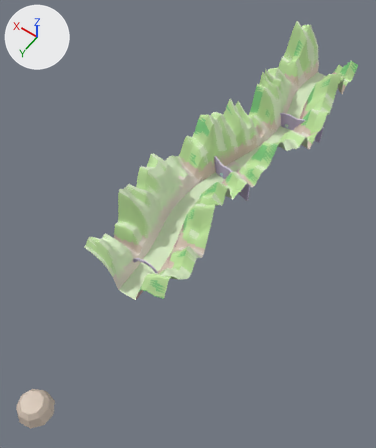
Before and after pictures for a commit that changed the glTF model assets/kits/level_6.glb.
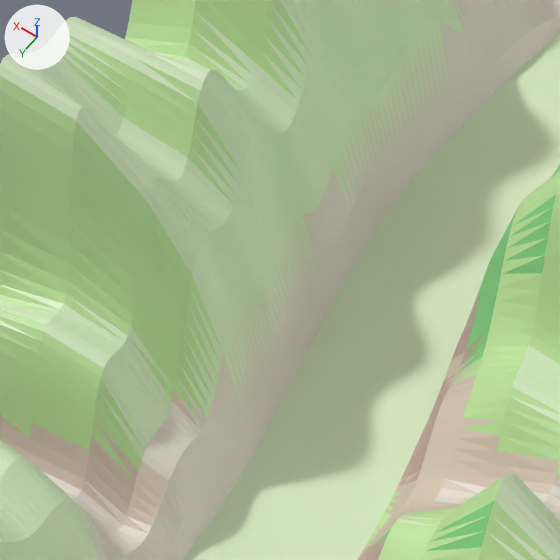
The first picture shows the older version from a camera (50 mm lens) standing at (-1090.0, 3286.0, 2420.0) and looking at (-1.0, 1762.0, 24.0). The close-ups show the older and then the newer version on the part from 32% to 52% of the width and 41% to 58% of the height of that picture. Only the edits that show in the close-ups are written down. Arrows for +X, +Y and +Z are at upper left; the lights stay in place.

In view in the first close-up: 'terrain_6', 'terrain_7', 'terrain_8', 'terrain_9'.
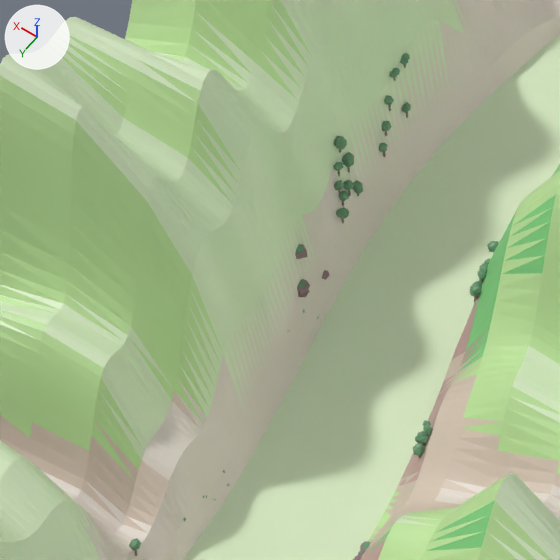
Location of each change, [x1, y1, x2, y2] in pixels of the close-ups (560 x 560 px):
'props_4', added
    after: [289, 53, 499, 458]
'props_5', added
    after: [129, 469, 371, 560]

Patch to the scene script:
```diff
--- a/assets/kits/level_6.glb.py
+++ b/assets/kits/level_6.glb.py
@@ mat_defaultmaterial_019 @@
+mat_defaultmaterial_019 = bpy.data.materials.new('DefaultMaterial.019')
+mat_defaultmaterial_019.use_nodes = True; mat_defaultmaterial_019.node_tree.nodes.clear()
+_N = mat_defaultmaterial_019.node_tree.nodes; _L = mat_defaultmaterial_019.node_tree.links
+n0 = _N.new('ShaderNodeOutputMaterial'); n0.name = 'Material Output'
+n1 = _N.new('ShaderNodeBsdfPrincipled'); n1.name = 'Principled BSDF'
+n2 = _N.new('ShaderNodeVertexColor'); n2.name = 'Color Attribute'
+_L.new(n1.outputs[0], n0.inputs[0])  # 'BSDF' to 'Surface'
+_L.new(n2.outputs[0], n1.inputs[0])  # 'Color' to 'Base Color'
@@ mat_defaultmaterial_016 @@
+mat_defaultmaterial_016 = bpy.data.materials.new('DefaultMaterial.016')
+mat_defaultmaterial_016.use_nodes = True; mat_defaultmaterial_016.node_tree.nodes.clear()
+_N = mat_defaultmaterial_016.node_tree.nodes; _L = mat_defaultmaterial_016.node_tree.links
+n0 = _N.new('ShaderNodeOutputMaterial'); n0.name = 'Material Output'
+n1 = _N.new('ShaderNodeBsdfPrincipled'); n1.name = 'Principled BSDF'
+n2 = _N.new('ShaderNodeVertexColor'); n2.name = 'Color Attribute'
+_L.new(n1.outputs[0], n0.inputs[0])  # 'BSDF' to 'Surface'
+_L.new(n2.outputs[0], n1.inputs[0])  # 'Color' to 'Base Color'
@@ me_props_5 @@
+me_props_5.from_pydata(...)  # 2196 vertices, 3624 faces; spans x -80.0..84.0, y 2009.0..2259.0, z 15.0..118.0
+me_props_5.materials.append(mat_defaultmaterial_019)
@@ me_props_4 @@
+me_props_4.from_pydata(...)  # 3540 vertices, 6056 faces; spans x -43.0..172.0, y 1658.0..1933.0, z 23.0..132.0
+me_props_4.materials.append(mat_defaultmaterial_016)
@@ ob_props_5 @@
+ob_props_5 = bpy.data.objects.new('props_5', me_props_5)
+ob_props_5.location = (0.0, 0.0, 0.0)
@@ ob_props_4 @@
+ob_props_4 = bpy.data.objects.new('props_4', me_props_4)
+ob_props_4.location = (0.0, 0.0, 0.0)
```
